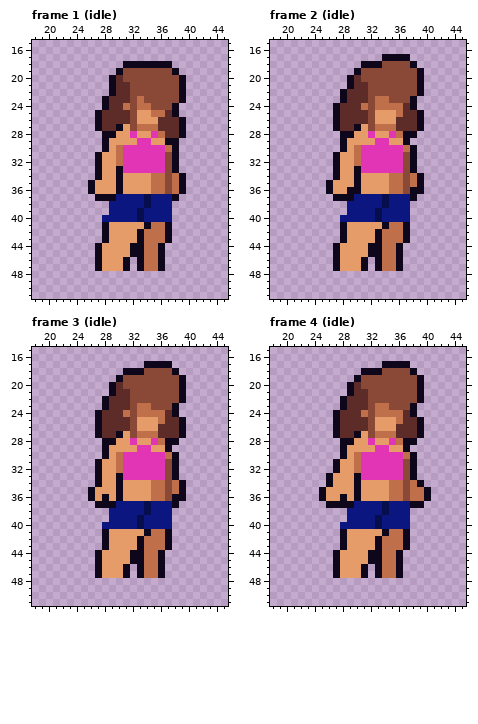
Edited in one commit: pixel-art file (assets/character/female_character_ase.ase). The first picture shows the starting point.
64x64 pixels, 27 frames. Shown: frame 1 (idle): x 18..45, y 15..51; frame 2 (idle): x 18..45, y 15..51; frame 3 (idle): x 18..45, y 15..51; frame 4 (idle): x 18..45, y 15..51. The commit also changed other frames, which this record leaves out.
Once edited:
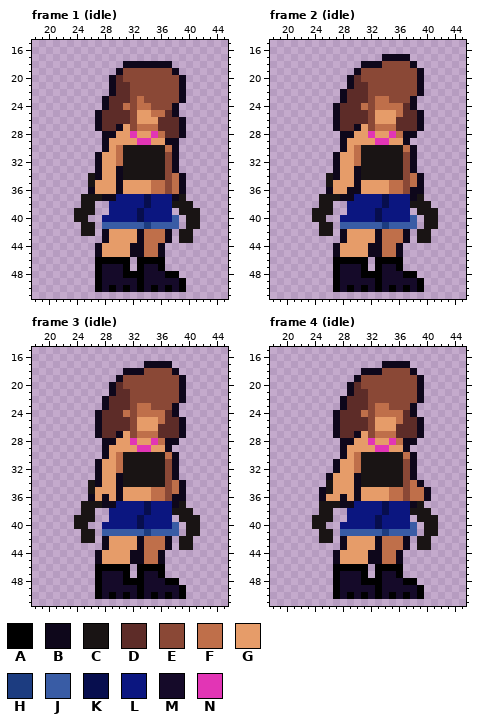
Palette (. is transparent): A #000000  B #0e071b  C #191414  D #5d2c28  E #8a4836  F #bf6f4a  G #e69c69  H #1c3c80  J #395ca5  K #070e4e  L #0b1680  M #150a29  N #e235b5
From old to new:
layer "top2" now shown
layer "bottom1" now shown
layer "boots1" now shown
layer "boots2" now shown
--- frame 1 (idle), layers "boots2", "bottom1", "top2"
@@ x 18..45 @@
 29 ..........BGGGGNNGGBB.......
-30 ..........BGFNNNNNNFB.......
-31 .........BGGFNNNNNNEB.......
-32 .........BGGFNNNNNNEB.......
-33 .........BGGBNNNNNNEB.......
-34 .........BGGBGGGGFFEFB......
-35 ........BGGGBGGGGFFEFB......
+30 ..........BGFCCCCCCFB.......
+31 .........BGGFCCCCCCEB.......
+32 .........BGGFCCCCCCEB.......
+33 .........BGGBCCCCCCEB.......
+34 ........CBGGBCCCCCCEFB......
+35 ........CGGGBGGGGFFEFB......
 36 ........BGGGBGGGGFFEFB......
-37 .........BBBLLLLKLLLB.......
-38 ...........LLLLLKLLL........
-39 ...........LLLLKLLLL........
-40 ..........LLLLLKLLLL........
-41 ..........BGGGGGBFFB........
-42 ..........BGGGGBFFFB........
-43 ..........BGGGGBFFFB........
+37 .......CCCBBLLLLKLLLBC......
+38 .......CC..LLLLLKLLLCCC.....
+39 ......CCC..LLLLKLLLL.CCC....
+40 ......CC..LLLLLKLLLLJ.CC....
+41 .......CC.JJJJJJHJJJJ.CC....
+42 .......CC.BGGGGBFFFB.CC.....
+43 ..........BGGGGBFFFB.CC.....
 44 .........BGGGGBBFFB.........
 45 .........BGGGGBBFFB.........
-46 .........BGGGB.BFFB.........
-47 .........BGGGB.BFFB.........
-48 ............................
-49 ............................
-50 ............................
+46 .........AAAAA.AAAA.........
+47 .........AMMMA.AMMA.........
+48 .........AMMMAAAMMMAA.......
+49 .........AMMMMMAMMMMMA......
+50 .........AMAMAMAMAMAMA......
 51 ............................
--- frame 2 (idle), layers "boots2", "bottom1", "top2"
@@ x 18..45 @@
 29 ..........BGGGGNNGGB........
-30 ..........BGFNNNNNNFB.......
-31 .........BGGFNNNNNNEB.......
-32 .........BGGFNNNNNNEB.......
-33 .........BGGBNNNNNNEB.......
-34 .........BGGBGGGGFFEFB......
-35 ........BGGGBGGGGFFEFB......
+30 ..........BGFCCCCCCFB.......
+31 .........BGGFCCCCCCEB.......
+32 .........BGGFCCCCCCEB.......
+33 .........BGGBCCCCCCEB.......
+34 ........CBGGBCCCCCCEFB......
+35 ........CGGGBGGGGFFEFB......
 36 ........BGGBBGGGGFFEBB......
-37 .........BBBLLLLKLLLB.......
-38 ...........LLLLLKLLL........
-39 ...........LLLLKLLLL........
-40 ..........LLLLLKLLLL........
-41 ..........BGGGGGBFFB........
-42 ..........BGGGGBFFFB........
-43 ..........BGGGGBFFFB........
+37 .......CCCBBLLLLKLLLBC......
+38 .......CC..LLLLLKLLLCCC.....
+39 ......CCC..LLLLKLLLL.CCC....
+40 ......CC..LLLLLKLLLLJ.CC....
+41 .......CC.JJJJJJHJJJJ.CC....
+42 .......CC.BGGGGBFFFB.CC.....
+43 ..........BGGGGBFFFB.CC.....
 44 .........BGGGGBBFFB.........
 45 .........BGGGGBBFFB.........
-46 .........BGGGB.BFFB.........
-47 .........BGGGB.BFFB.........
-48 ............................
-49 ............................
-50 ............................
+46 .........AAAAA.AAAA.........
+47 .........AMMMA.AMMA.........
+48 .........AMMMAAAMMMAA.......
+49 .........AMMMMMAMMMMMA......
+50 .........AMAMAMAMAMAMA......
 51 ............................
--- frame 3 (idle), layers "boots2", "bottom1", "top2"
@@ x 18..45 @@
 29 ..........BGGGGNNGGB........
-30 ..........BGFNNNNNNFB.......
-31 .........BGGFNNNNNNEB.......
-32 .........BGGFNNNNNNEB.......
-33 .........BGGBNNNNNNEB.......
-34 .........BGGBGGGGFFEFB......
-35 ........BGGGBGGGGFFEFB......
+30 ..........BGFCCCCCCFB.......
+31 .........BGGFCCCCCCEB.......
+32 .........BGGFCCCCCCEB.......
+33 .........BGGBCCCCCCEB.......
+34 ........CBGGBCCCCCCEFB......
+35 ........CGGGBGGGGFFEFB......
 36 ........BGBGBGGGGFFEBB......
-37 .........BBBLLLLKLLLB.......
-38 ...........LLLLLKLLL........
-39 ...........LLLLKLLLL........
-40 ..........LLLLLKLLLL........
-41 ..........BGGGGGBFFB........
-42 ..........BGGGGBFFFB........
-43 ..........BGGGGBFFFB........
+37 .......CCCBBLLLLKLLLBC......
+38 .......CC..LLLLLKLLLCCC.....
+39 ......CCC..LLLLKLLLL.CCC....
+40 ......CC..LLLLLKLLLLJ.CC....
+41 .......CC.JJJJJJHJJJJ.CC....
+42 .......CC.BGGGGBFFFB.CC.....
+43 ..........BGGGGBFFFB.CC.....
 44 .........BGGGGBBFFB.........
 45 .........BGGGGBBFFB.........
-46 .........BGGGB.BFFB.........
-47 .........BGGGB.BFFB.........
-48 ............................
-49 ............................
-50 ............................
+46 .........AAAAA.AAAA.........
+47 .........AMMMA.AMMA.........
+48 .........AMMMAAAMMMAA.......
+49 .........AMMMMMAMMMMMA......
+50 .........AMAMAMAMAMAMA......
 51 ............................
--- frame 4 (idle), layers "boots2", "bottom1", "top2"
@@ x 18..45 @@
 29 ..........BGGGGNNGGB........
-30 ..........BGFNNNNNNFB.......
-31 .........BGGFNNNNNNEB.......
-32 .........BGGFNNNNNNEB.......
-33 ........BGGGBNNNNNNEB.......
-34 ........BGGGBGGGGFFEFB......
-35 .......BGGGGBGGGGFFEFFB.....
+30 ..........BGFCCCCCCFB.......
+31 .........BGGFCCCCCCEB.......
+32 .........BGGFCCCCCCEB.......
+33 ........BGGGBCCCCCCEB.......
+34 ........CGGGBCCCCCCEFB......
+35 .......BCGGGBGGGGFFEFFB.....
 36 .......BGGBGBGGGGFFEFFB.....
-37 ........BBBBLLLLKLLLBB......
-38 ...........LLLLLKLLL........
-39 ...........LLLLKLLLL........
-40 ..........LLLLLKLLLL........
-41 ..........BGGGGGBFFB........
-42 ..........BGGGGBFFFB........
-43 ..........BGGGGBFFFB........
+37 .......CCCBBLLLLKLLLBC......
+38 .......CC..LLLLLKLLLCCC.....
+39 ......CCC..LLLLKLLLL.CCC....
+40 ......CC..LLLLLKLLLLJ.CC....
+41 .......CC.JJJJJJHJJJJ.CC....
+42 .......CC.BGGGGBFFFB.CC.....
+43 ..........BGGGGBFFFB.CC.....
 44 .........BGGGGBBFFB.........
 45 .........BGGGGBBFFB.........
-46 .........BGGGB.BFFB.........
-47 .........BGGGB.BFFB.........
-48 ............................
-49 ............................
-50 ............................
+46 .........AAAAA.AAAA.........
+47 .........AMMMA.AMMA.........
+48 .........AMMMAAAMMMAA.......
+49 .........AMMMMMAMMMMMA......
+50 .........AMAMAMAMAMAMA......
 51 ............................
Pixel boxes of the changes (left, top, right, bottom) in both pictures:
changed: (74, 145, 200, 292)
changed: (312, 145, 438, 292)
changed: (74, 452, 200, 599)
changed: (312, 452, 438, 599)
